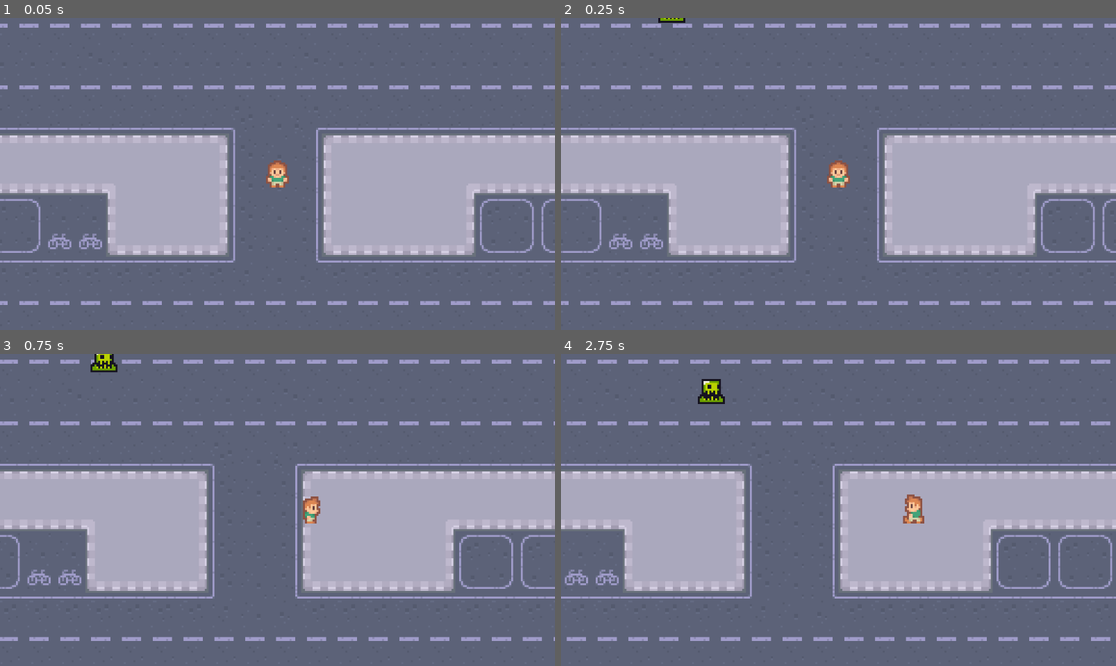
Above: before the commit, frames 1-4 (two rows, left to right).
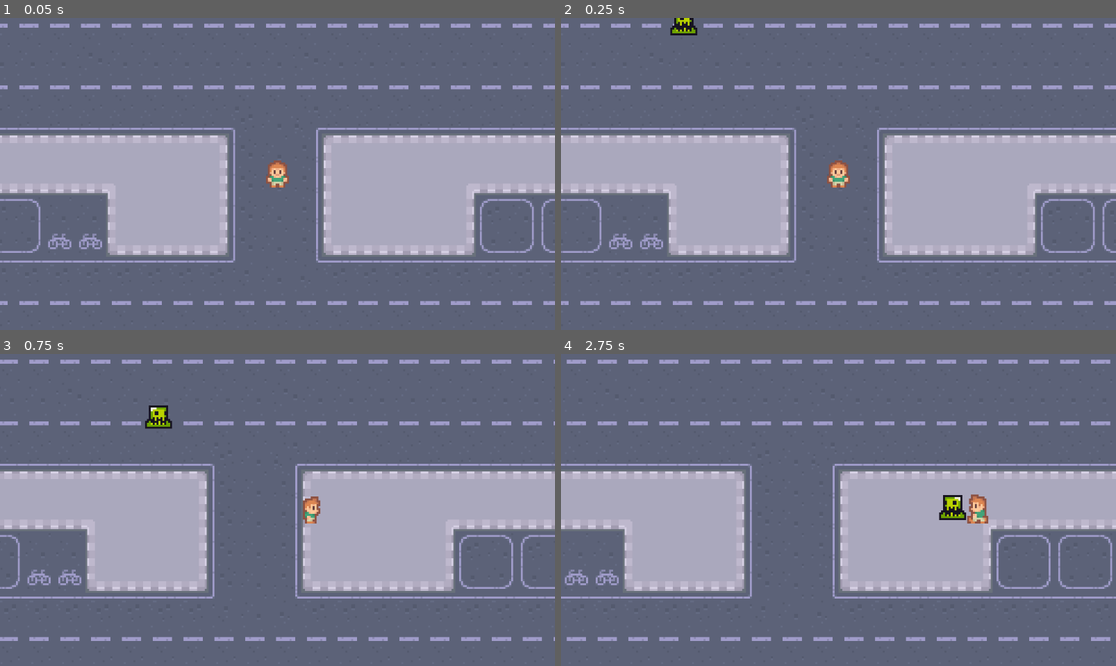
Above: after the commit, the same moments.

Repository: karsrc/H-CHE
Game: Godot game, scene res://node_2d.tscn
The game is run twice, just before and just after one commit, with the same random seed, the same clock (stepped at 60 frames per second) and the same inputs.
Inputs:
- Up to frame 1 (0.05 s): no input
- Up to frame 2 (0.25 s): no input
- Up to frame 3 (0.75 s): tap Enter (ui_accept) at 0.5 s; hold Right (right) from 0.53 s (still down); tap Alt at 0.6 s
- Up to frame 4 (2.75 s): tap Enter (ui_accept) at 0.77, 1.52 s; tap Shift at 1.35 s; release Right (right) at 2.03 s; hold A (left) from 2.03 s (still down); tap Alt at 2.1 s

Frame 1 is identical in both runs. In frame 2, 0.3% of the frame differs, in the area x 17-25%, y 0-6%; in frame 3, 0.5%; in frame 4, 1.2%, in the area x 24-77%, y 8-55%.

Commit message:
Improve enemy movement and collision shape
Enhanced enemy movement logic to maintain distance from the player and added aggro/ok range parameters. Updated enemy's collision shape from circle to rectangle and adjusted its position. Also moved Enemy1 node to the main scene hierarchy in node_2d.tscn.

Diff:
--- a/enemy.gd
+++ b/enemy.gd
@@ -1,14 +1,35 @@
 extends CharacterBody2D
 
-@export var speed = 20.0
+@export var speed = 85.0
+@export var aggro_range = 600
+@export var ok_range = 15
 @onready var player = get_tree().get_first_node_in_group("player")
 
-func _physics_process(_delta):
+
+var target_velocity = Vector2.ZERO
+
+func _ready():
 	if player == null:
 		return
 
-	var direction = global_position.direction_to(player.global_position)
-	velocity = direction * speed
+
+	await get_tree().process_frame
+	player = get_tree().get_first_node_in_group("player")
+
+
+func _physics_process(_delta):
+	var offset = player.global_position - global_position
+	var direction = offset.normalized()
+	var distance = offset.length()
+
+	var target_velocity = Vector2.ZERO
+
+	if distance < aggro_range:
+		var desired_position = player.global_position - direction * ok_range
+		var desired_direction = (desired_position - global_position).normalized()
+
+		target_velocity = desired_direction * speed
+		velocity = velocity.lerp(target_velocity, 0.15)
 	move_and_slide()
 	animation()
 
--- a/enemy.tscn
+++ b/enemy.tscn
@@ -28,8 +28,8 @@
 "speed": 5.0
 }]
 
-[sub_resource type="CircleShape2D" id="CircleShape2D_4gyqm"]
-radius = 5.0990195
+[sub_resource type="RectangleShape2D" id="RectangleShape2D_4gyqm"]
+size = Vector2(14, 14)
 
 [node name="Enemy1" type="CharacterBody2D" unique_id=1428814856]
 script = ExtResource("1_7k104")
@@ -39,5 +39,5 @@
 animation = &"right"
 
 [node name="CollisionShape2D" type="CollisionShape2D" parent="." unique_id=268850245]
-position = Vector2(0, 6)
-shape = SubResource("CircleShape2D_4gyqm")
+position = Vector2(0, 5)
+shape = SubResource("RectangleShape2D_4gyqm")
--- a/node_2d.tscn
+++ b/node_2d.tscn
@@ -30,6 +30,9 @@
 
 [node name="Tree1" parent="." unique_id=314454689 instance=ExtResource("3_epypp")]
 position = Vector2(117, 209)
+
+[node name="Enemy1" parent="." unique_id=1428814856 instance=ExtResource("5_q6r6c")]
+position = Vector2(-65, -57)
 
 [node name="Player" parent="." unique_id=1273051383 instance=ExtResource("2_0e48y")]
 position = Vector2(25, 37)
@@ -66,9 +69,6 @@
 position = Vector2(-95, 63)
 shape = SubResource("CircleShape2D_epypp")
 
-[node name="Enemy1" parent="Flag" unique_id=1428814856 instance=ExtResource("5_q6r6c")]
-position = Vector2(-65, -57)
-
 [node name="Timer" type="Node2D" parent="." unique_id=764810591]
 
 [node name="EnemyTimer" type="Timer" parent="Timer" unique_id=530871752]
